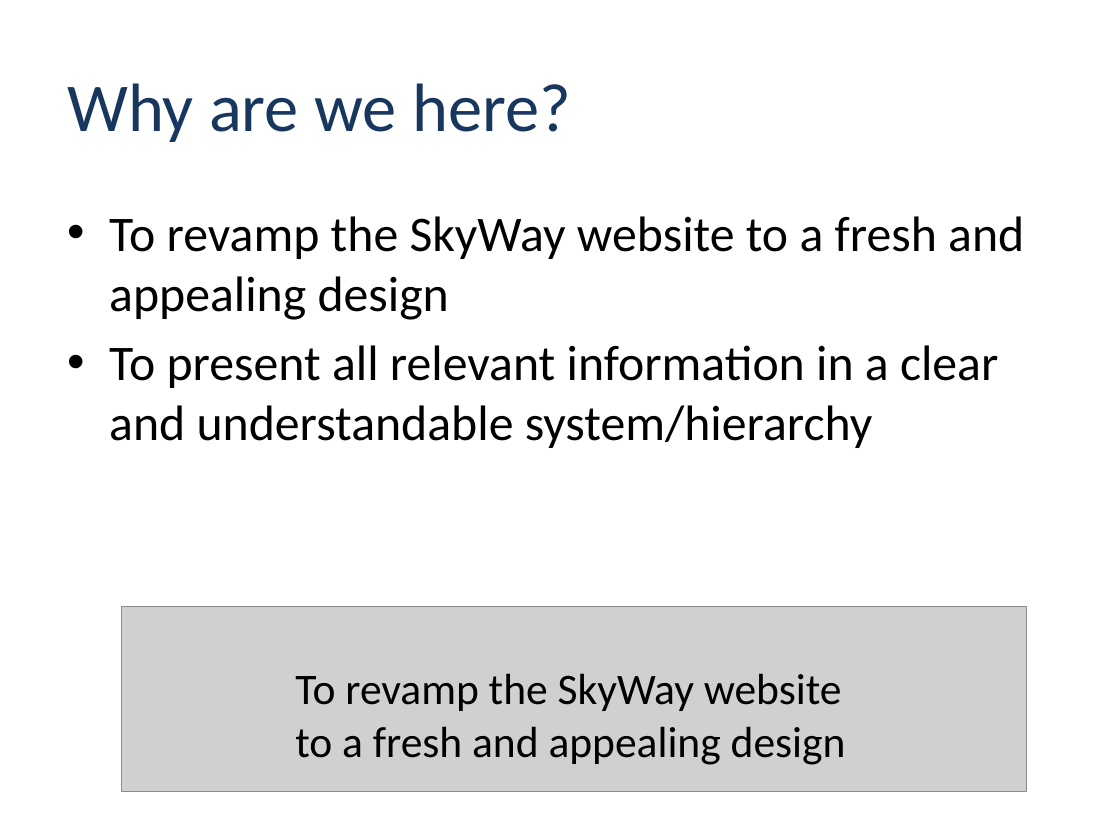
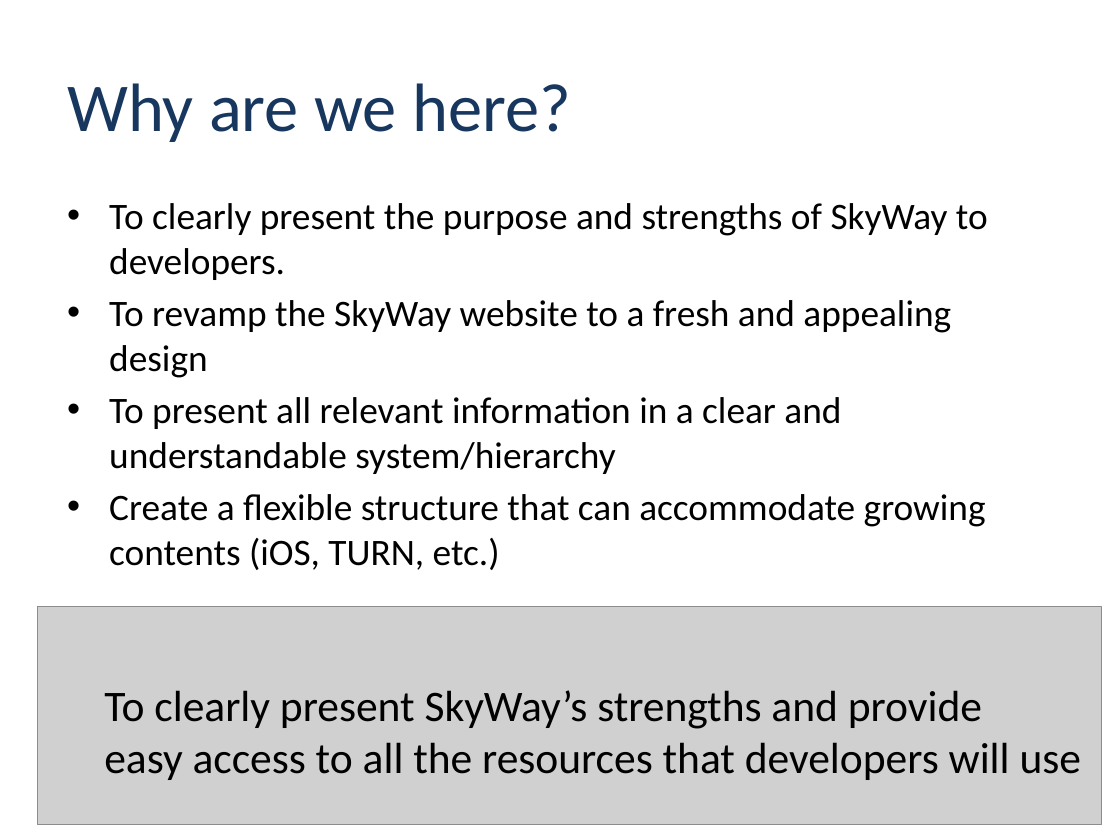
Before and after one commit to nttcom/skyway, a slide deck: slide 2 of skyway-renewal-inception-deck.pptx. Drawn at 1120x840 pixels with LibreOffice and Linux fonts; fonts in the diff are those of the drawing; grey boxes stand for pictures; background and template pictures are left out. Boxes give left, top, right and bottom in pixels: in the first picture for what was removed or moved away, otherwise in the second. Text is boxed around its words. In the diff, an @@ line names an element or a change of style, - is before the commit and + after.

```diff
--- a/skyway-renewal-inception-deck.pptx
+++ b/skyway-renewal-inception-deck.pptx
@@ text "To clearly present the purpose ...": place and size @@
-text "To clearly present the purpose ..." at <box>109,216,1024,448</box>
+text "To clearly present the purpose ..." at <box>109,203,988,570</box>
@@ text at <box>109,203,988,280</box>: paragraph added @@
+• To clearly present the purpose and strengths of SkyWay to developers.
@@ text at <box>109,300,951,474</box>: size 32 to 24 pt in "To revamp the SkyWay website to a ...", "To present all relevant information in a ..."; less space between paragraphs @@
@@ text at <box>109,494,986,570</box>: paragraph added @@
+• Create a flexible structure that can accommodate growing contents (iOS, TURN, etc.)
@@ picture: place and size @@
-picture at <box>121,607,1026,792</box>
+picture at <box>37,607,1101,824</box>
@@ text at <box>104,690,1082,780</box>: text changed @@
-To revamp the SkyWay website
-to a fresh and appealing design
+To clearly present SkyWay’s strengths and provide
+easy access to all the resources that developers will use
```
Also in this commit, not shown: 4 other slides changed.
